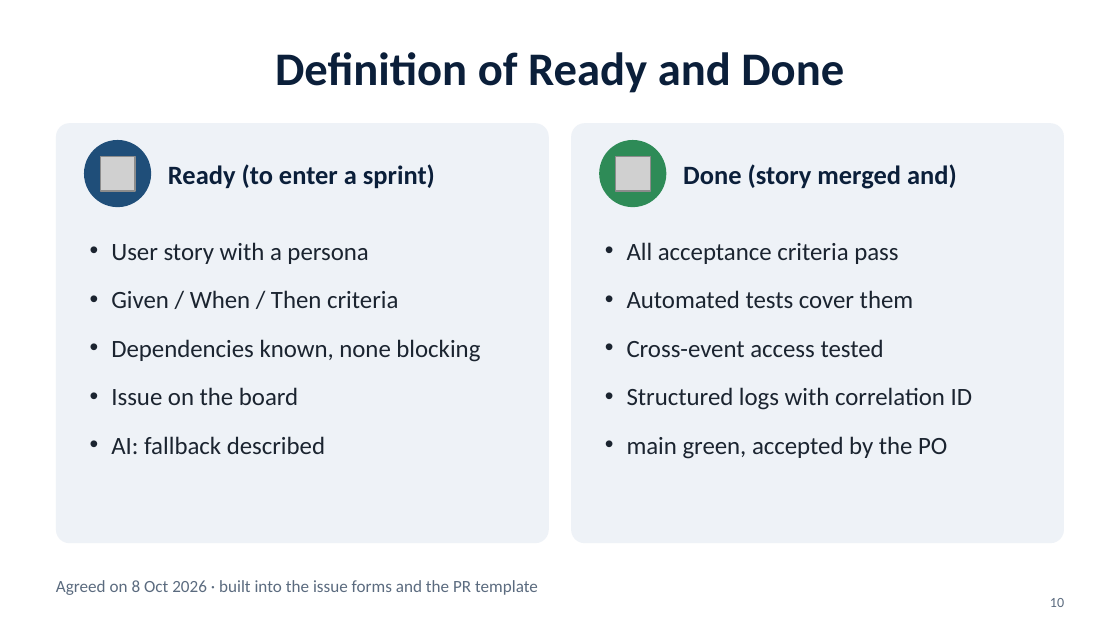
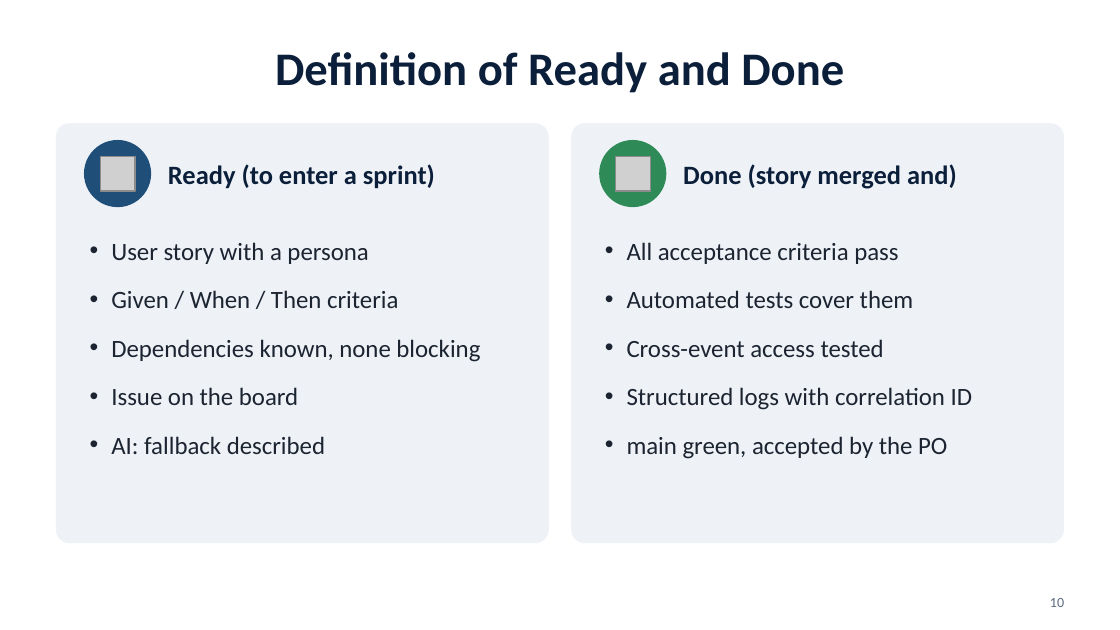
Before and after one commit to tomasoliveira21/LABDSOF, a slide deck: slide 10 of Docs/Presentation/Farol_Sprint_A_PL_Presentation.pptx. Drawn at 1120x630 pixels with LibreOffice and Linux fonts; fonts in the diff are those of the drawing; grey boxes stand for pictures. Boxes give left, top, right and bottom in pixels: in the first picture for what was removed or moved away, otherwise in the second. Text is boxed around its words. In the diff, an @@ line names an element or a change of style, - is before the commit and + after.

```diff
--- a/Docs/Presentation/Farol_Sprint_A_PL_Presentation.pptx
+++ b/Docs/Presentation/Farol_Sprint_A_PL_Presentation.pptx
@@ text removed at (56, 580, 538, 595) @@
-Agreed on 8 Oct 2026 · built into the issue forms and the PR template
```
Also in this commit, not shown: 6 other slides changed, 2 other files.
